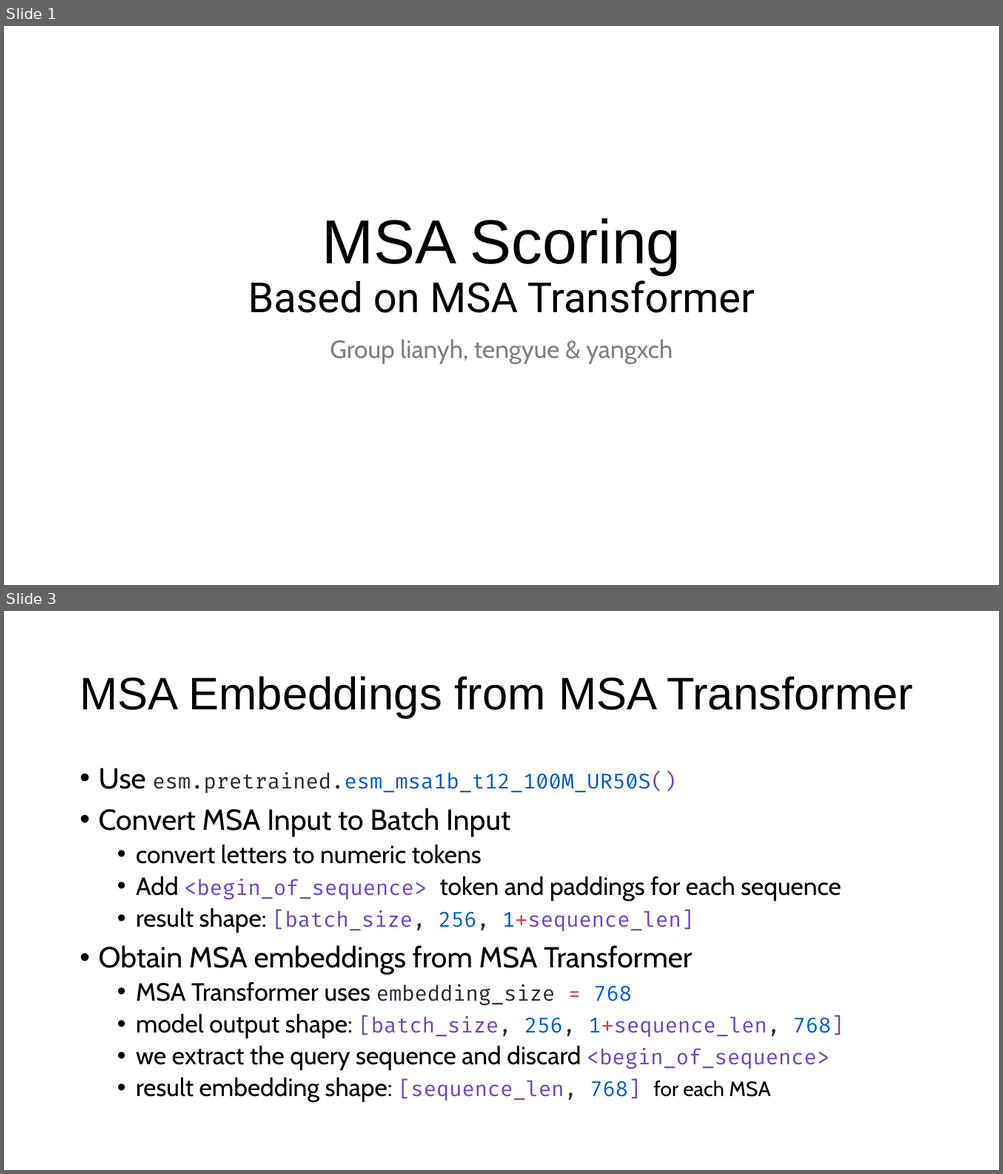
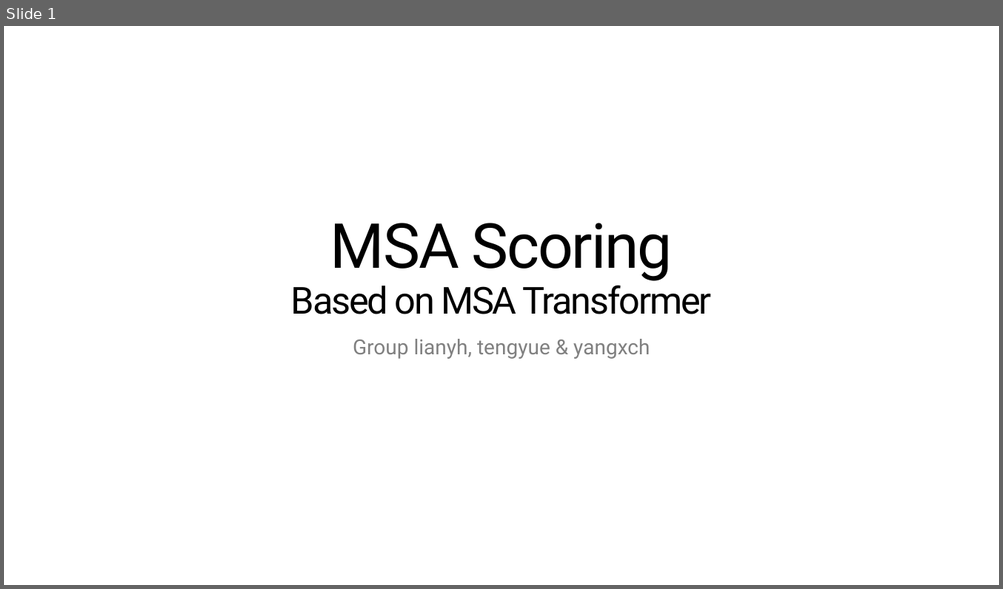
Before and after one commit to NaiL23/ShanghaiTech-CS177H-MSA-Scoring, a slide deck: report/presentation.pptx. Shown one above the other, each under a label of ours: slides 1 and 3 before the commit, slide 1 after it; the slides between them are not shown. The pictures are 1003x1174 and 1003x589 pixels, drawn with LibreOffice and Linux fonts; fonts in the diff are those of the drawing. Boxes give left, top, right and bottom in pixels: in the first picture for what was removed or moved away, otherwise in the second. Text is boxed around its words. In the diff, an @@ line names an element or a change of style, - is before the commit and + after.

```diff
--- a/report/presentation.pptx
+++ b/report/presentation.pptx
@@ slide 3 removed at (4, 611, 999, 1170), background #FFFFFF @@
@@ title removed at (79, 676, 913, 718) @@
-MSA Embeddings from MSA Transformer
@@ text removed at (99, 768, 844, 1102) @@
-• Use esm.pretrained.esm_msa1b_t12_100M_UR50S()
-• Convert MSA Input to Batch Input
-  • convert letters to numeric tokens
-  • Add <begin_of_sequence> token and paddings for each sequence
-  • result shape: [batch_size, 256, 1+sequence_len]
-• Obtain MSA embeddings from MSA Transformer
-  • MSA Transformer uses embedding_size = 768
-  • model output shape: [batch_size, 256, 1+sequence_len, 768]
-  • we extract the query sequence and discard <begin_of_sequence>
-  • result embedding shape: [sequence_len, 768] for each MSA
@@ slide 1 changed as well @@
@@ title "MSA Scoring Based on MSA ..." at (291, 223, 711, 315): size 40 to 36 pt in "Based on MSA Transformer"; font Arial to Roboto in "MSA Scoring"; letter spacing 0 to -1.5 pt @@
@@ subtitle "Group lianyh, tengyue & yangxch" at (353, 339, 649, 359): size 24 to 20 pt, font Cabin to Roboto @@
```
Also in this commit, not shown: 1 other slide changed, 12 slides added, 6 other slides removed, 4 other files.
